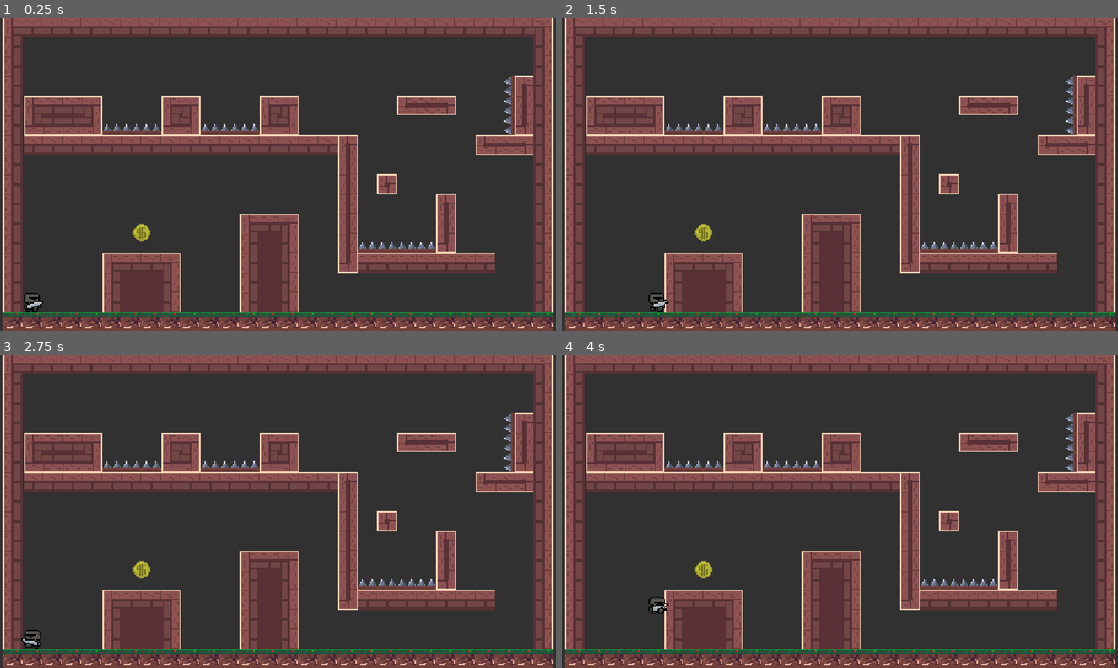
Above: before the commit, frames 1-4 (two rows, left to right).
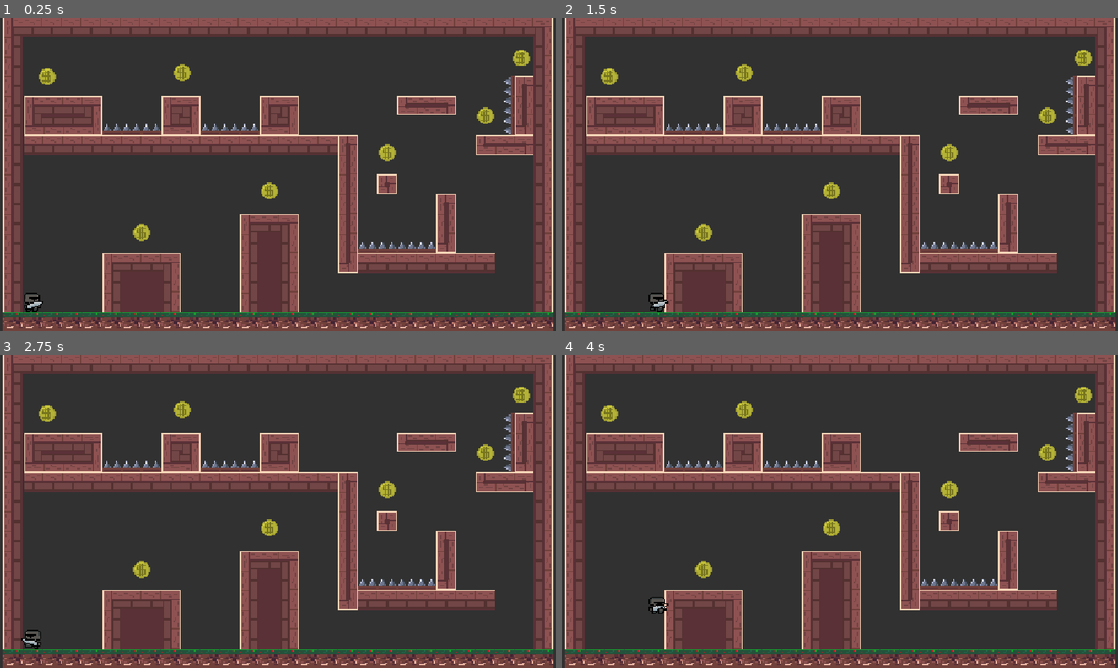
Above: after the commit, the same moments.

Repository: Marcausente/KnightGame2DGodot
Game: Godot game, scene res://Escenas/escena_principal/escena_principal.tscn
Two runs of this game, one before a commit and one after it. Both use one fixed random seed, a clock stepped at 60 frames per second and the inputs below.
Inputs:
- Up to frame 1 (0.25 s): no input
- Up to frame 2 (1.5 s): tap Enter at 0.5 s; hold D (derecha) from 0.53 s (still down); tap W (saltar) at 0.77 s
- Up to frame 3 (2.75 s): tap W (saltar) at 1.52 s; release D (derecha) at 2.03 s; hold A (izquierda) from 2.03 s (still down)
- Up to frame 4 (4 s): release A (izquierda) at 2.78 s; hold D (derecha) from 2.78 s (still down); tap W (saltar) at 3.02, 3.77 s

The runs differ from the first frame. In frame 1, 0.8% of the frame differs, in the area x 7-96%, y 10-58%; in frame 2, 0.8%; in frame 3, 0.8%; in frame 4, 0.8%.

Commit message:
FEAT: Monedas espacidas por el nivel

Diff:
--- a/Escenas/Nivel1/nivel_1.tscn
+++ b/Escenas/Nivel1/nivel_1.tscn
@@ -19,3 +19,21 @@
 
 [node name="Moneda" parent="." unique_id=1063987536 instance=ExtResource("4_2svej")]
 position = Vector2(-111, 47)
+
+[node name="Moneda2" parent="." unique_id=1852658333 instance=ExtResource("4_2svej")]
+position = Vector2(-7, 13)
+
+[node name="Moneda3" parent="." unique_id=1445935054 instance=ExtResource("4_2svej")]
+position = Vector2(89, -18)
+
+[node name="Moneda4" parent="." unique_id=111602972 instance=ExtResource("4_2svej")]
+position = Vector2(198, -95)
+
+[node name="Moneda5" parent="." unique_id=614441162 instance=ExtResource("4_2svej")]
+position = Vector2(169, -48)
+
+[node name="Moneda6" parent="." unique_id=1581812726 instance=ExtResource("4_2svej")]
+position = Vector2(-78, -83)
+
+[node name="Moneda7" parent="." unique_id=1725740858 instance=ExtResource("4_2svej")]
+position = Vector2(-188, -80)
